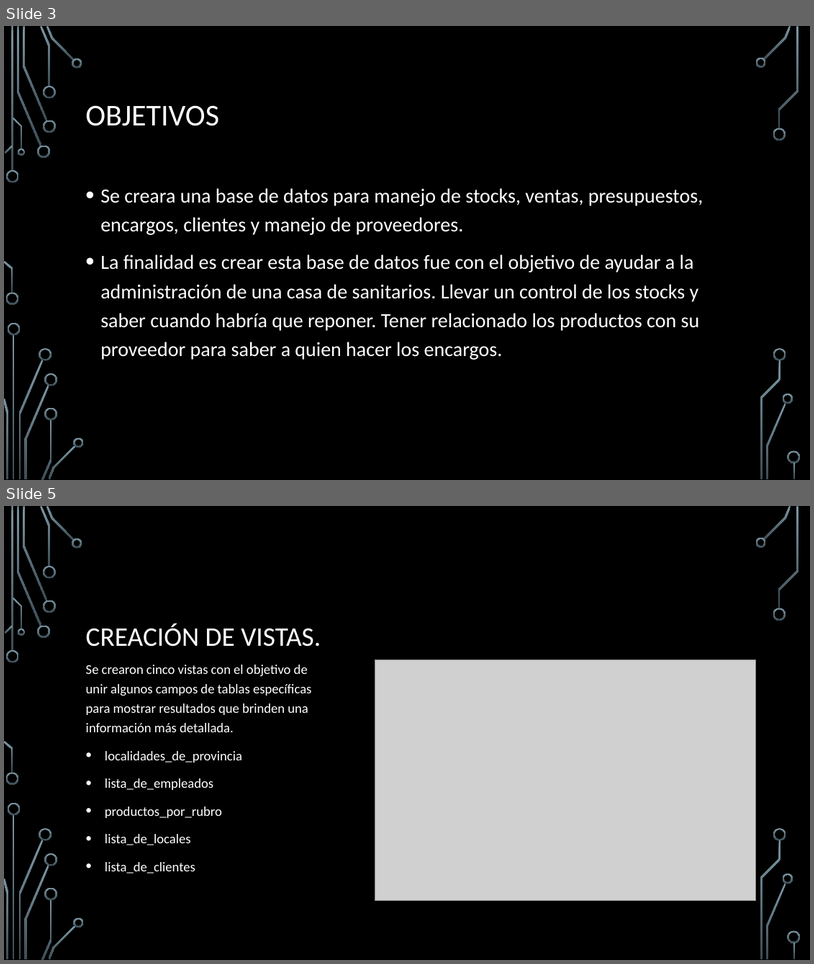
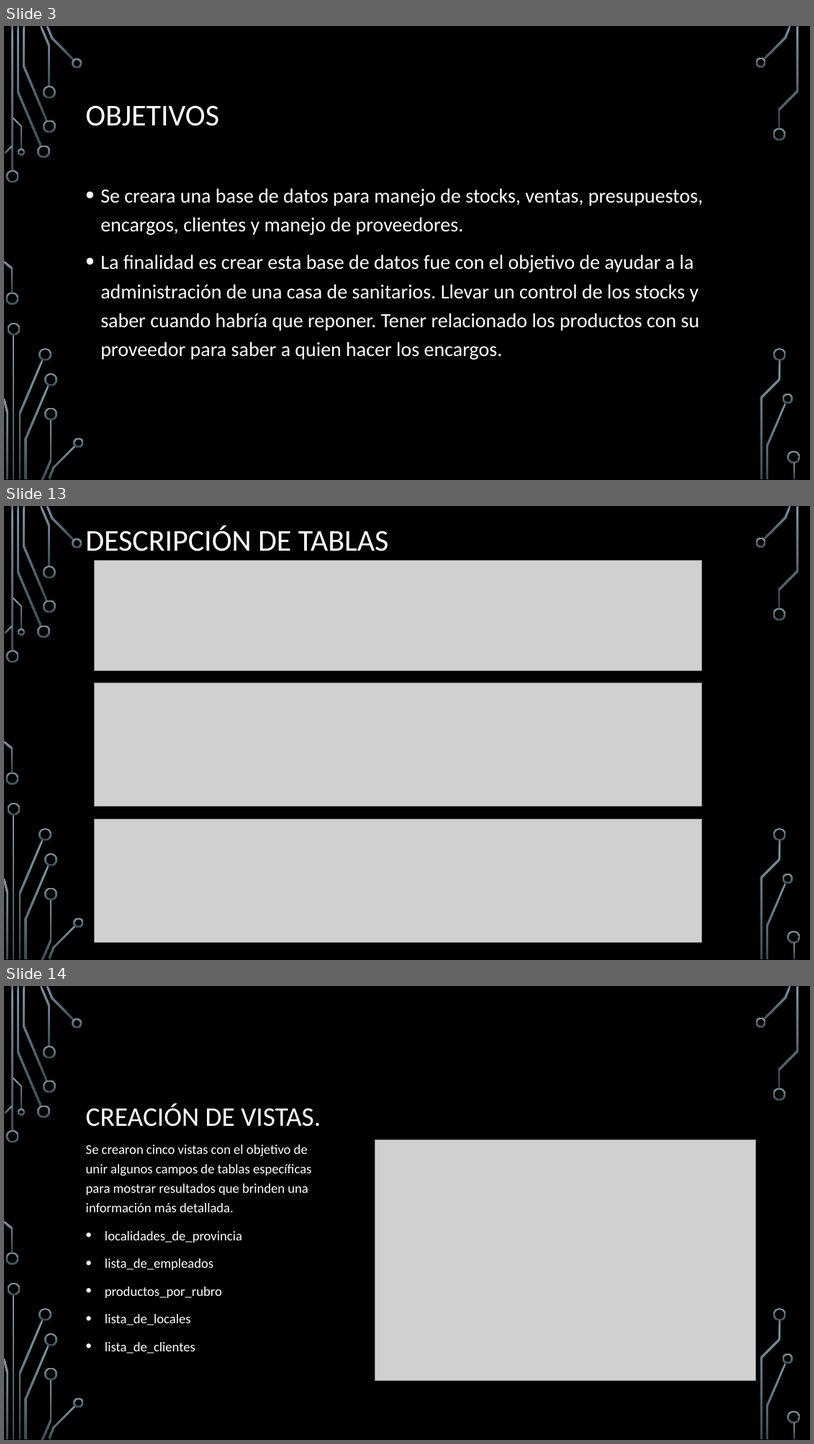
Before and after one commit to Fran2109/Curso_SQL_CoderHouse, a slide deck: Entrega Final/Informe Proyecto Casa de Sanitarios Francisco Agustin Filosi.pptx. Shown one above the other, each under a label of ours: slides 3 and 5 before the commit, slides 3, 13 and 14 after it; the slides between them are not shown. The pictures are 814x964 and 814x1444 pixels, drawn with LibreOffice and Linux fonts; fonts in the diff are those of the drawing; grey boxes stand for pictures; background and template pictures are left out. Boxes give left, top, right and bottom in pixels: in the first picture for what was removed or moved away, otherwise in the second. Text is boxed around its words. In the diff, an @@ line names an element or a change of style, - is before the commit and + after.

```diff
--- a/Entrega Final/Informe Proyecto Casa de Sanitarios Francisco Agustin Filosi.pptx
+++ b/Entrega Final/Informe Proyecto Casa de Sanitarios Francisco Agustin Filosi.pptx
@@ slide 13 added at (x1=4, y1=506, x2=810, y2=960), background picture (left out); not listed: 36 template elements that a slide beside it also shows @@
@@ title added at (x1=85, y1=526, x2=388, y2=551), 36 pt, text #FFFFFF @@
+DESCRIPCIÓN DE TABLAS
@@ picture added at (x1=95, y1=560, x2=702, y2=671) @@
@@ picture added at (x1=95, y1=682, x2=702, y2=806) @@
@@ picture added at (x1=95, y1=818, x2=702, y2=942) @@
@@ what was slide 5 is now slide 14 @@
```
Also in this commit, not shown: 1 slide changed, 13 other slides added, 1 slide removed, 6 other files.
